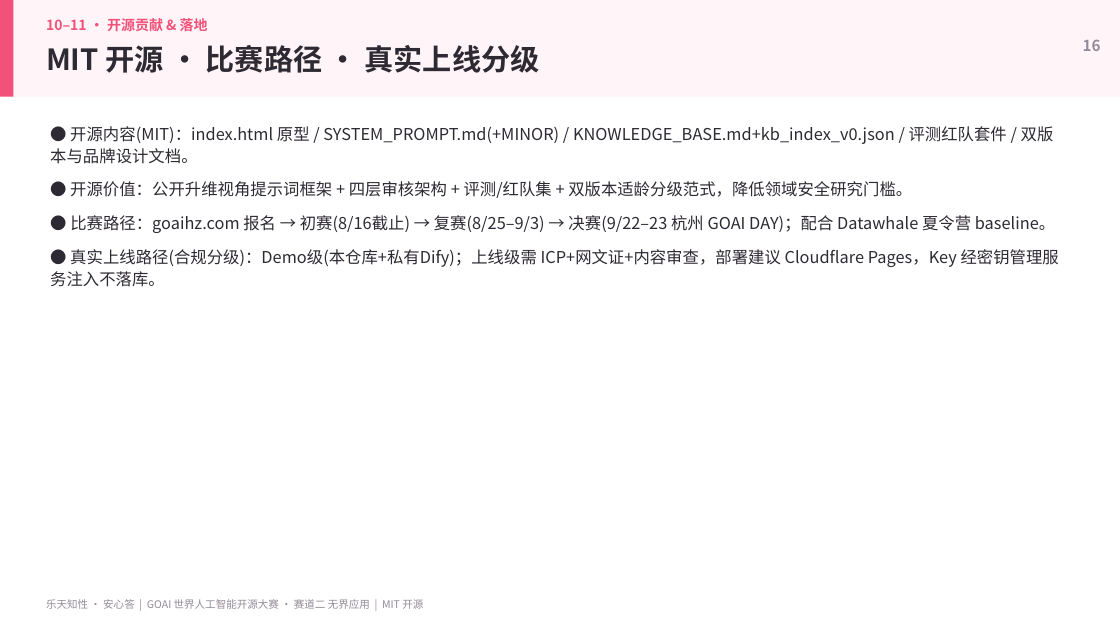
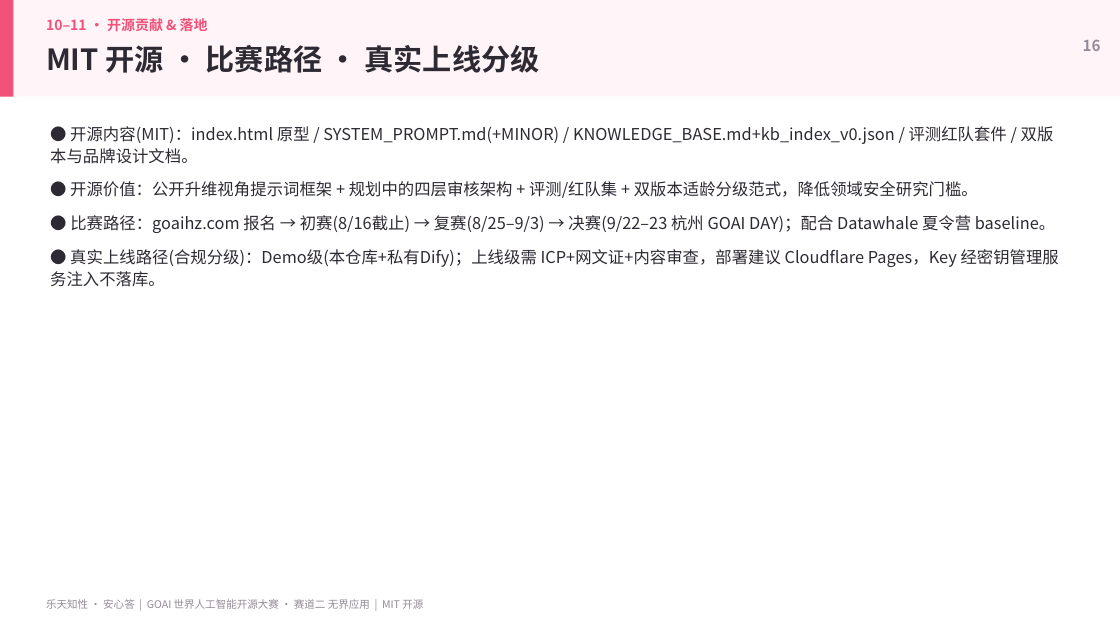
Before and after one commit to mlx969/-Finn, a slide deck: slide 16 of presentation.pptx. Drawn at 1120x630 pixels with LibreOffice and Linux fonts; fonts in the diff are those of the drawing. Boxes give left, top, right and bottom in pixels: in the first picture for what was removed or moved away, otherwise in the second. Text is boxed around its words. In the diff, an @@ line names an element or a change of style, - is before the commit and + after.

```diff
--- a/presentation.pptx
+++ b/presentation.pptx
@@ text at bbox=[70, 181, 978, 198]: text changed @@
-● 开源价值：公开升维视角提示词框架 + 四层审核架构 + 评测/红队集 + 双版本适龄分级范式，降低领域安全研究门槛。
+● 开源价值：公开升维视角提示词框架 + 规划中的四层审核架构 + 评测/红队集 + 双版本适龄分级范式，降低领域安全研究门槛。
```
Also in this commit, not shown: 12 other slides changed, 24 other files.
